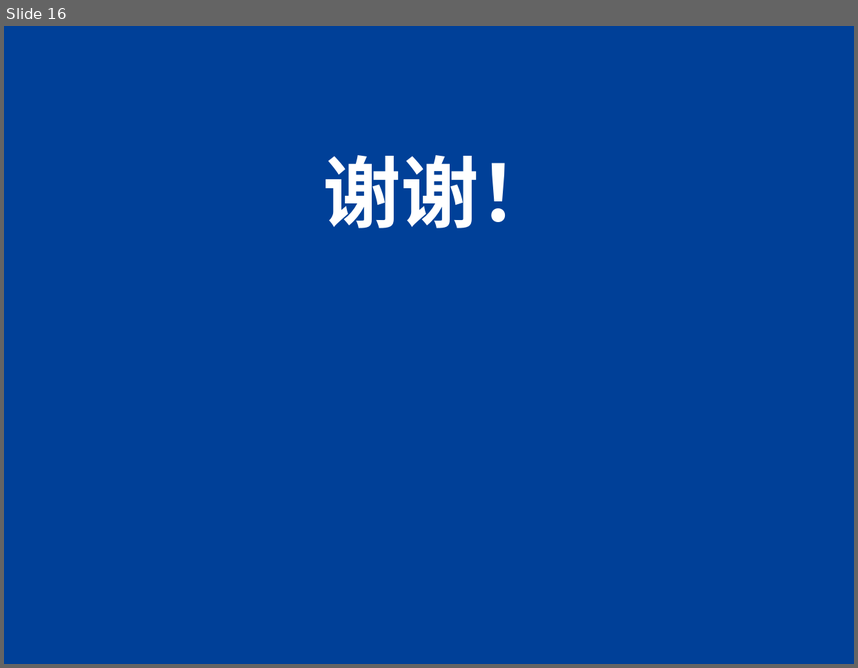
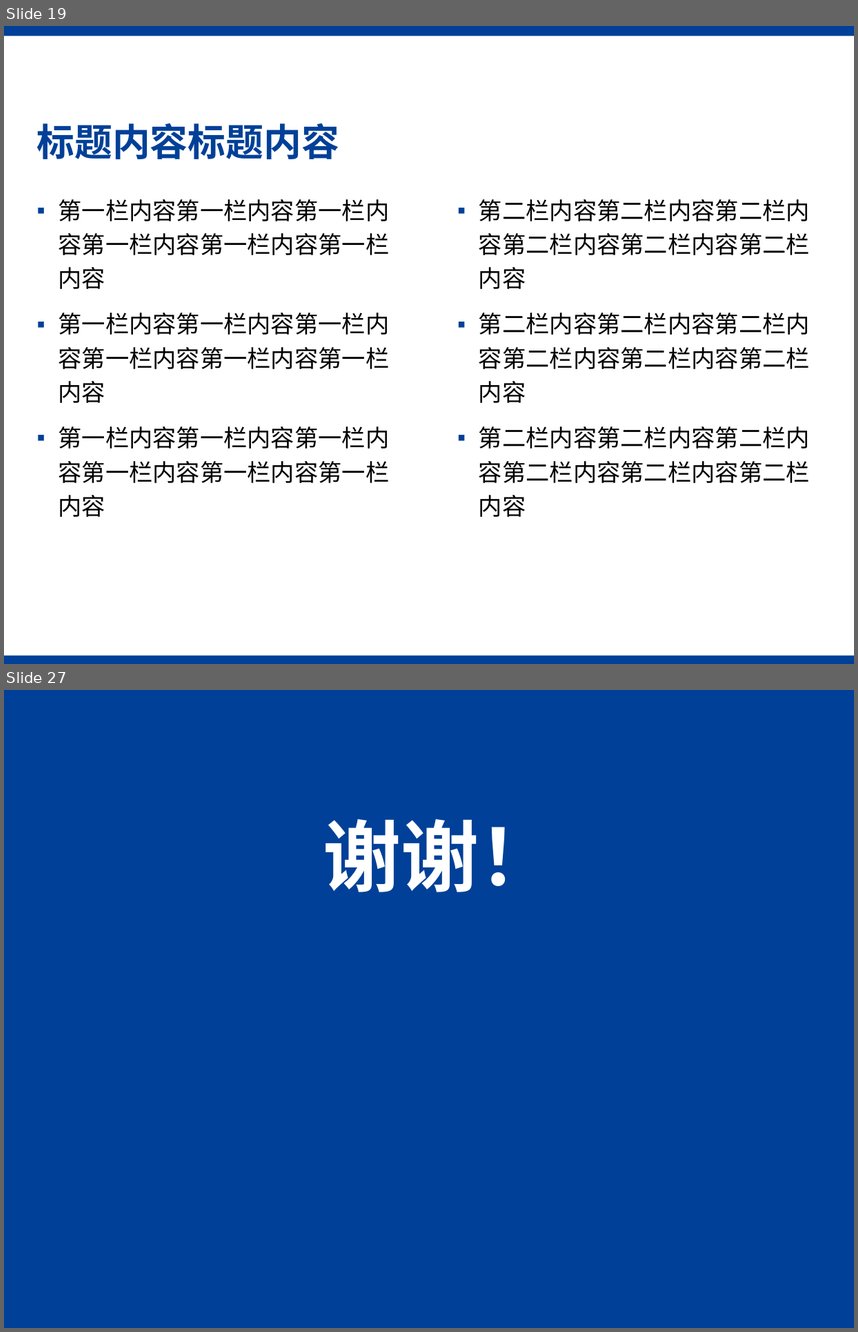
Before and after one commit to gyfastas/EE397, a slide deck: PPT/中期检测报告.pptx. Shown one above the other, each under a label of ours: slide 16 before the commit, slides 19 and 27 after it; the slides between them are not shown. The pictures are 858x668 and 858x1332 pixels, drawn with LibreOffice and Linux fonts; fonts in the diff are those of the drawing; background and template pictures are left out. Boxes give left, top, right and bottom in pixels: in the first picture for what was removed or moved away, otherwise in the second. Text is boxed around its words. In the diff, an @@ line names an element or a change of style, - is before the commit and + after.

```diff
--- a/PPT/中期检测报告.pptx
+++ b/PPT/中期检测报告.pptx
@@ slide 19 added at (4, 26, 854, 664), background #FFFFFF @@
@@ rectangle added at (4, 26, 854, 36), fill #004098 @@
@@ text added at (771, 55, 824, 81), 12 pt, text #FFFFFF @@
+Page .
@@ page number added at (813, 55, 854, 81), 12 pt, text #FFFFFF @@
+19
@@ title added at (37, 123, 339, 159), 32 pt, text #004098, bold @@
+标题内容标题内容
@@ text added at (58, 199, 389, 517), 20 pt, text #000000 @@
+▪ 第一栏内容第一栏内容第一栏内容第一栏内容第一栏内容第一栏内容
+▪ 第一栏内容第一栏内容第一栏内容第一栏内容第一栏内容第一栏内容
+▪ 第一栏内容第一栏内容第一栏内容第一栏内容第一栏内容第一栏内容
@@ text added at (479, 199, 810, 517), 20 pt, text #000000 @@
+▪ 第二栏内容第二栏内容第二栏内容第二栏内容第二栏内容第二栏内容
+▪ 第二栏内容第二栏内容第二栏内容第二栏内容第二栏内容第二栏内容
+▪ 第二栏内容第二栏内容第二栏内容第二栏内容第二栏内容第二栏内容
@@ rectangle added at (4, 655, 854, 664), fill #004098 @@
@@ what was slide 16 is now slide 27 @@
```
Also in this commit, not shown: 4 slides changed, 21 other slides added, 11 slides removed, 3 other files.
